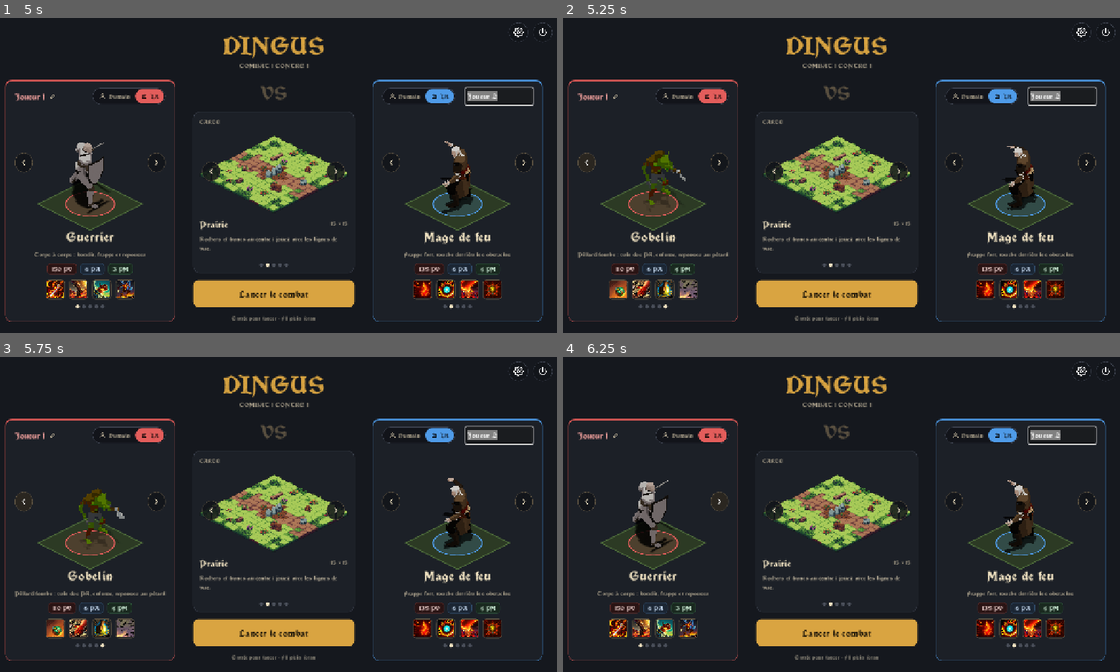
Above: before the commit, frames 1-4 (two rows, left to right).
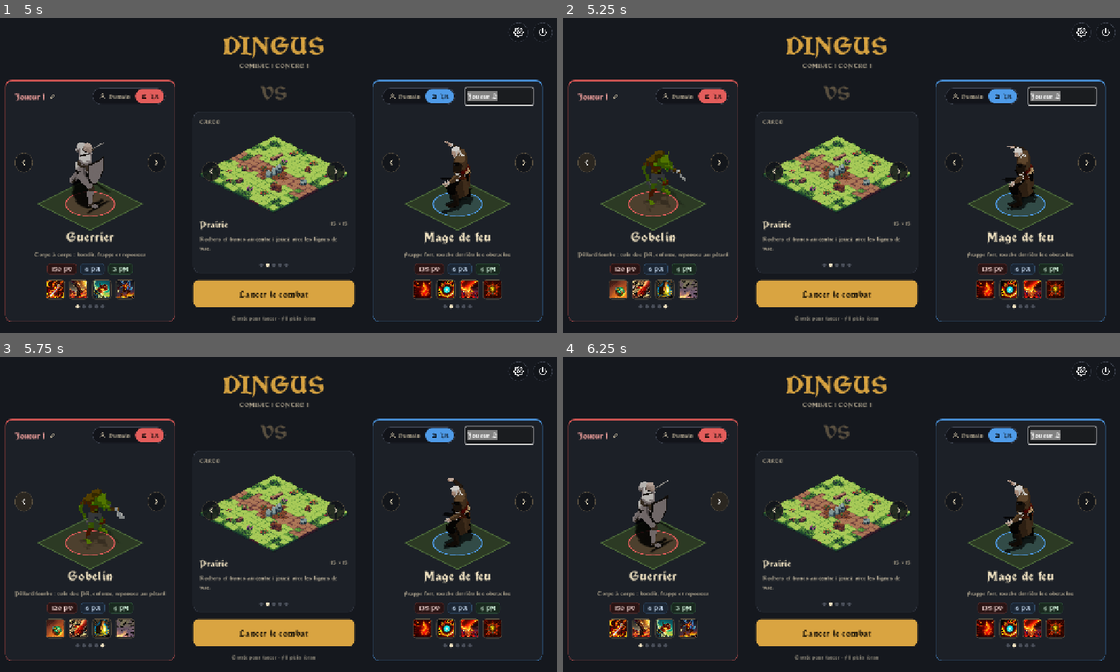
Above: after the commit, the same moments.

Repository: GuenotF/Dingus
Game: Godot game, scene res://scenes/menu.tscn
Same seed, same stepped clock (60 frames per second), same inputs: the game is played once before the commit and once after it.
Inputs (mouse positions are in pixels of both pictures, inside the frame that each line leads up to):
- Up to frame 1 (5 s): click (55, 96) at 0.52 s; click (490, 96) at 1.25 s; click (55, 96) at 2 s; click (490, 96) at 2.75 s; click "Humain" at 3.5 s; click "IA" at 4.25 s
- Up to frame 2 (5.25 s): click (585, 162) at 5.02 s
- Up to frame 3 (5.75 s): no input
- Up to frame 4 (6.25 s): click (718, 501) at 5.77 s

Frame 1 is identical in both runs. In frame 2, 0.2% of the frame differs, in the area x 8-24%, y 77-82%; in frame 3, 0.2%; in frame 4, nothing differs.

Commit message:
Gobelin : équilibrage, deuxième jet (PV 120, dégâts +25 %, Vol à la tire chaque tour)
Premier jet : 25 % de victoires en moyenne (1 % contre le Guerrier, 9 % contre le Mage de feu,
29 % contre le Chevalier maudit, 62 % contre l'Archer). Déficit de puissance brute.
PV 110 -> 120 ; Vol 6-8 -> 8-10 (recharge 2 -> 1) ; Coup bas 8-10 -> 10-12 ; Pétard 5-7 -> 6-8.

Co-Authored-By: Claude Sonnet 5.5 <noreply@anthropic.com>
Claude-Session: https://claude.ai/code/session_016TqoMGQ159kksKndCyYNxE

Diff:
--- a/data/classes/gobelin.tres
+++ b/data/classes/gobelin.tres
@@ -14,7 +14,7 @@
 class_label = "Gobelin"
 color = Color(0.45, 0.65, 0.2, 1)
 description = "Pillard fourbe : vole des PA, enfume, repousse au pétard"
-max_hp = 110
+max_hp = 120
 max_pm = 4
 preferred_range = 1
 spells = Array[ExtResource("2_gobc")]([ExtResource("3_gobc"), ExtResource("4_gobc"), ExtResource("5_gobc"), ExtResource("6_gobc")])
--- a/data/spells/gobelin_coup_bas.tres
+++ b/data/spells/gobelin_coup_bas.tres
@@ -6,8 +6,8 @@
 
 [sub_resource type="Resource" id="Resource_gcb1"]
 script = ExtResource("1_gcb")
-min_value = 8
-max_value = 10
+min_value = 10
+max_value = 12
 
 [sub_resource type="Resource" id="Resource_gcb2"]
 script = ExtResource("1_gcb")
--- a/data/spells/gobelin_petard.tres
+++ b/data/spells/gobelin_petard.tres
@@ -8,8 +8,8 @@
 
 [sub_resource type="Resource" id="Resource_gpe1"]
 script = ExtResource("1_gpe")
-min_value = 5
-max_value = 7
+min_value = 6
+max_value = 8
 
 [sub_resource type="Resource" id="Resource_gpe2"]
 script = ExtResource("1_gpe")
--- a/data/spells/gobelin_vol.tres
+++ b/data/spells/gobelin_vol.tres
@@ -6,8 +6,8 @@
 
 [sub_resource type="Resource" id="Resource_gob3a"]
 script = ExtResource("1_gob3")
-min_value = 6
-max_value = 8
+min_value = 8
+max_value = 10
 
 [sub_resource type="Resource" id="Resource_gob3b"]
 script = ExtResource("1_gob3")
@@ -24,4 +24,4 @@
 icon = ExtResource("2_gob3")
 cast_delay = 0.4
 casts_per_turn = 1
-cooldown = 2
+cooldown = 1
Not shown, changed: docs/inventaire_personnages.md
Not shown, changed: docs/personnages/gobelin.md
